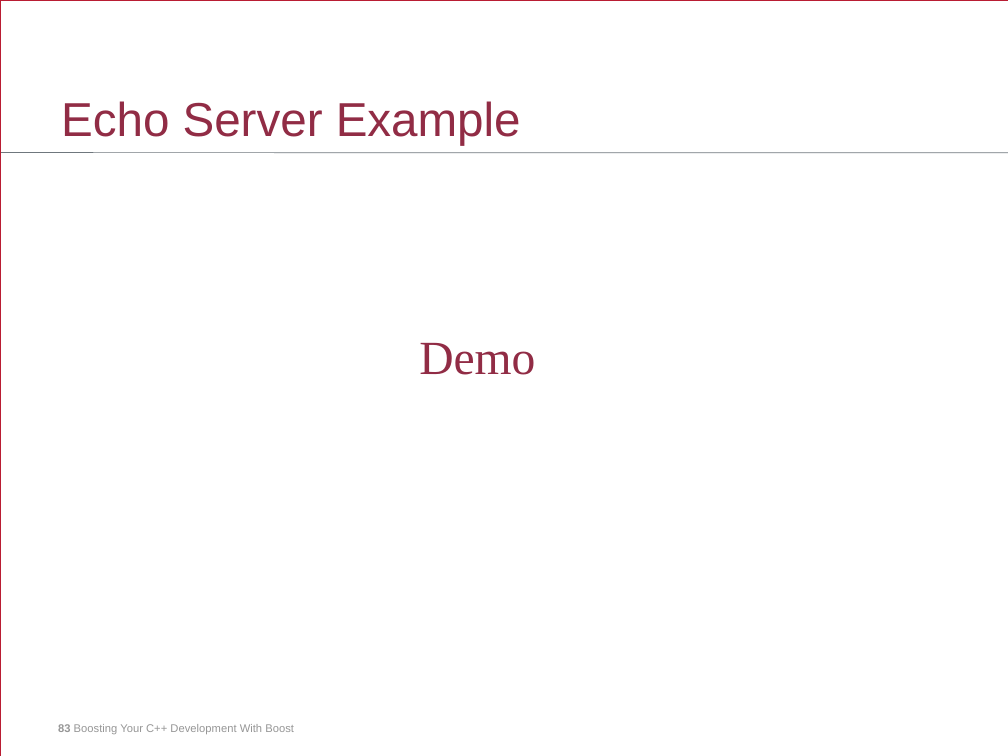
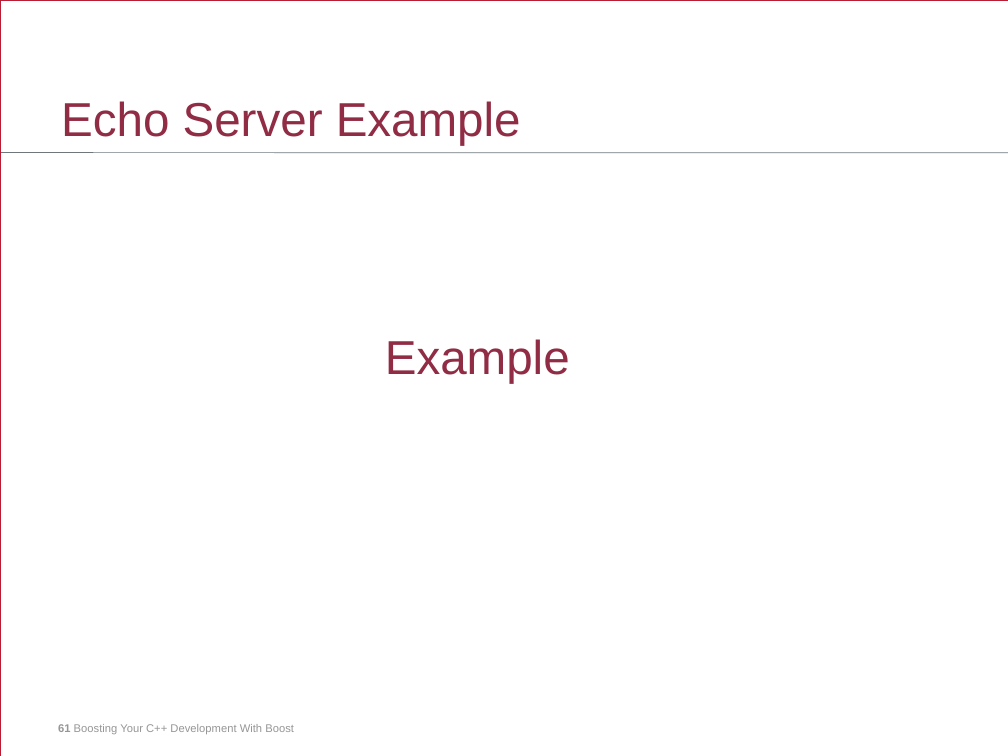
Before and after one commit to jurberg/boost-presentation, a slide deck: slide 61 of boost-presentation.ppt (slide 83 before the commit). Drawn at 1008x756 pixels with LibreOffice and Linux fonts; fonts in the diff are those of the drawing. Boxes give left, top, right and bottom in pixels: in the first picture for what was removed or moved away, otherwise in the second. Text is boxed around its words. In the diff, an @@ line names an element or a change of style, - is before the commit and + after.

```diff
--- a/boost-presentation.ppt
+++ b/boost-presentation.ppt
@@ text at (x1=385, y1=339, x2=570, y2=383): text changed; font Times New Roman to Arial @@
-Demo
+Example
@@ text at (x1=58, y1=724, x2=294, y2=734): text changed @@
-83 Boosting Your C++ Development With Boost
+61 Boosting Your C++ Development With Boost
```
Also in this commit, not shown: 54 other slides changed, 9 slides added, 31 slides removed, 1 other file.
